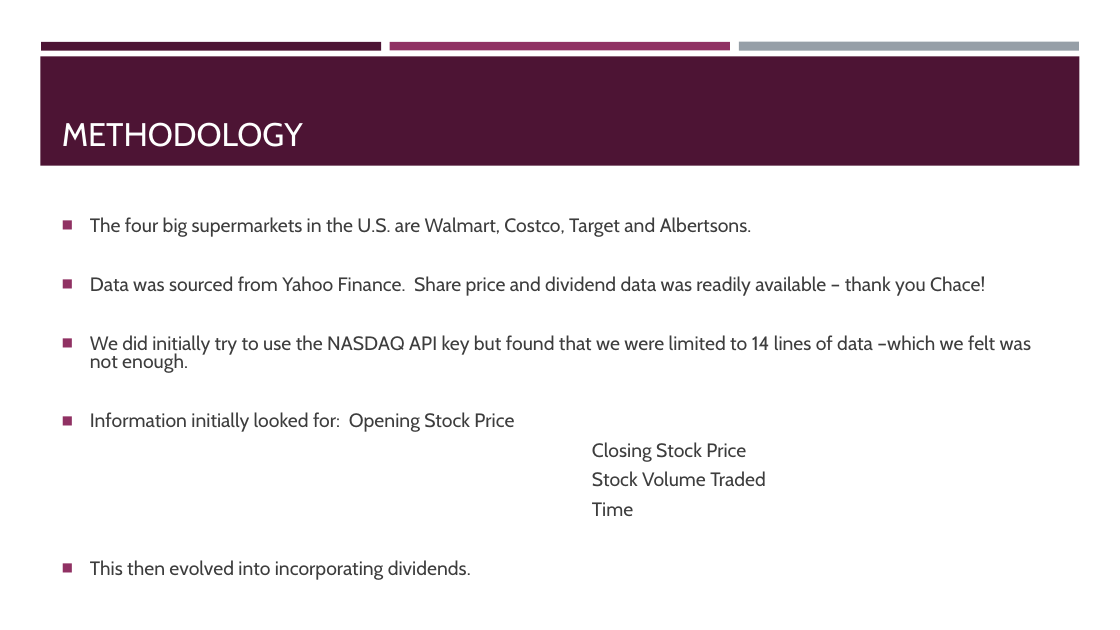
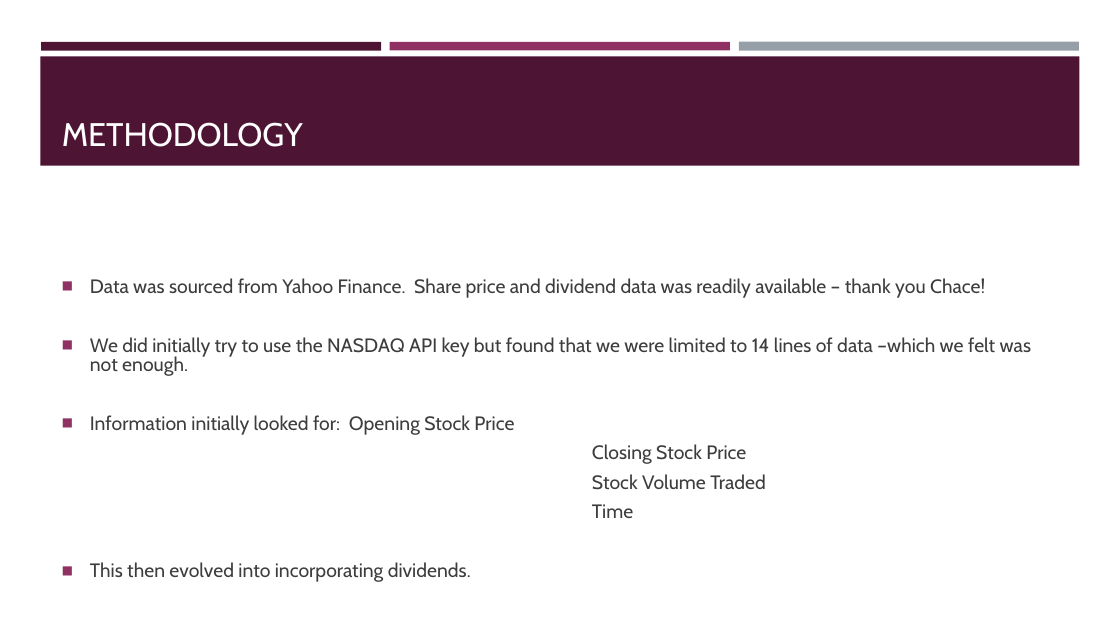
Before and after one commit to drchid1/Team-Project-Group-3---Finance-, a slide deck: slide 4 of presentation/Group 3 – FINANCIAL ANALYSIS.pptx. Drawn at 1120x630 pixels with LibreOffice and Linux fonts; fonts in the diff are those of the drawing. Boxes give left, top, right and bottom in pixels: in the first picture for what was removed or moved away, otherwise in the second. Text is boxed around its words. In the diff, an @@ line names an element or a change of style, - is before the commit and + after.

```diff
--- a/presentation/Group 3 – FINANCIAL ANALYSIS.pptx
+++ b/presentation/Group 3 – FINANCIAL ANALYSIS.pptx
@@ text at (90, 217, 752, 237): paragraph removed @@
-◼ The four big supermarkets in the U.S. are Walmart, Costco, Target and Albertsons.
```
Also in this commit, not shown: 1 other file.
